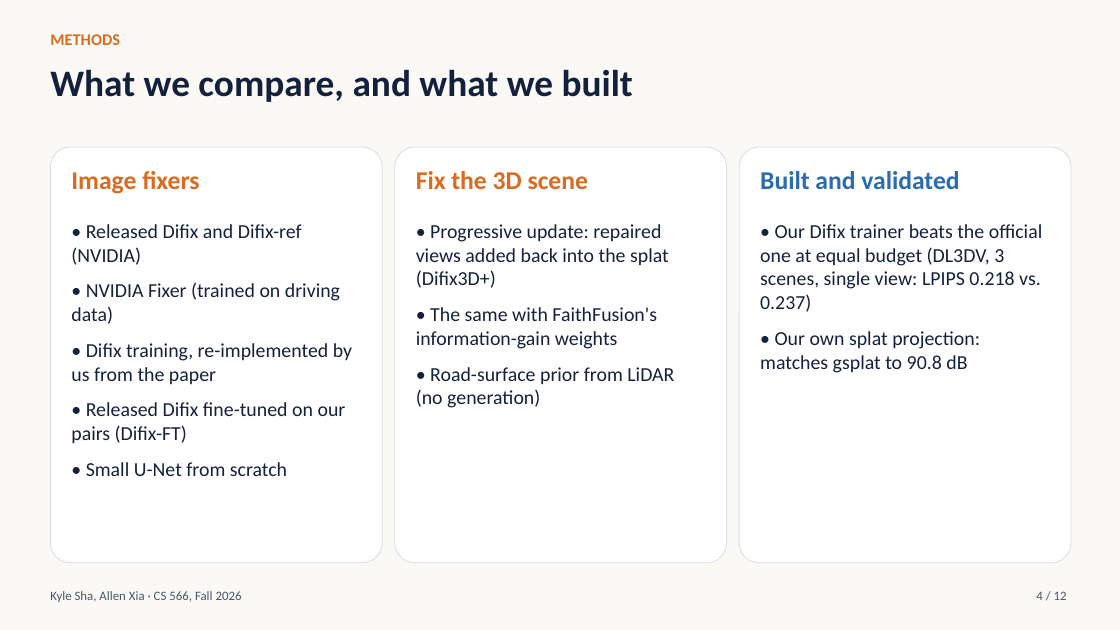
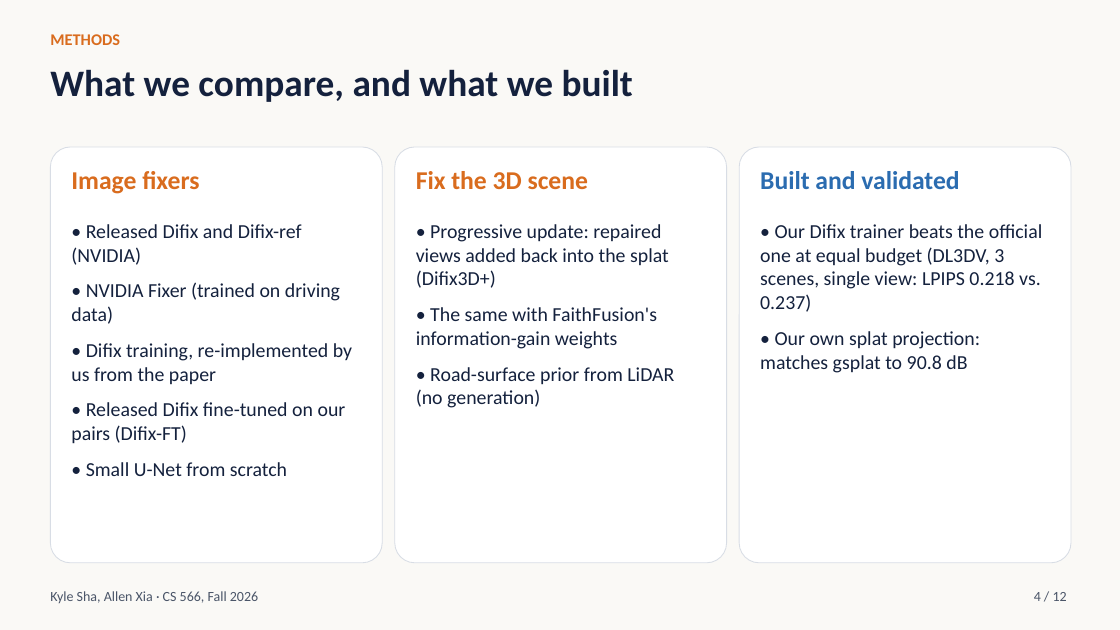
Before and after one commit to ksha23/cs566-drive-sim, a slide deck: slide 4 of docs/cs566_drive_sim_talk.pptx. Drawn at 1120x630 pixels with LibreOffice and Linux fonts; fonts in the diff are those of the drawing. Boxes give left, top, right and bottom in pixels: in the first picture for what was removed or moved away, otherwise in the second. Text is boxed around its words. In the diff, an @@ line names an element or a change of style, - is before the commit and + after.

```diff
--- a/docs/cs566_drive_sim_talk.pptx
+++ b/docs/cs566_drive_sim_talk.pptx
@@ text "Kyle Sha, Allen Xia · ..." at (50,591,258,603): size 11 to 12 pt @@
@@ text "4 / 12" at (1034,592,1067,601): size 11 to 12 pt @@
```
Also in this commit, not shown: 11 other slides changed, 2 other files.
